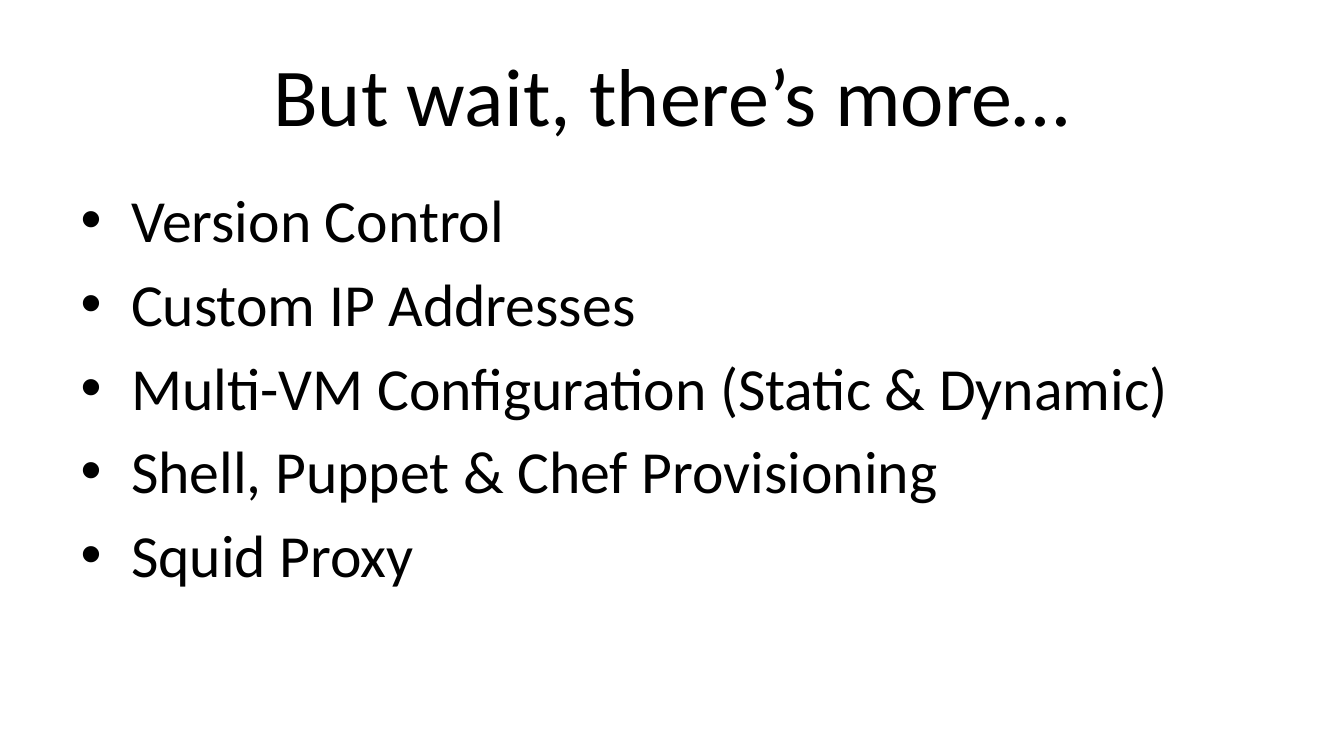
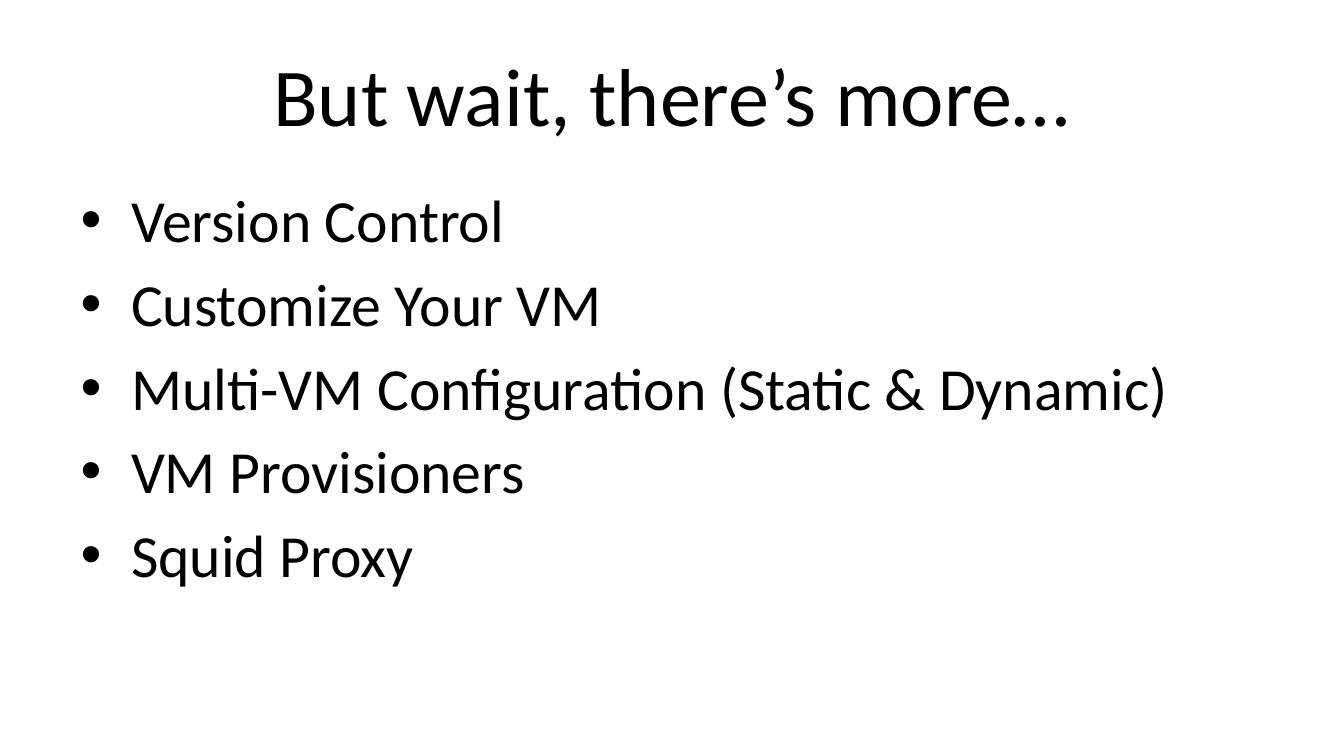
Before and after one commit to VMTrooper/VagrantBrownBag, a slide deck: slide 9 of Vagrant.pptx (slide 8 before the commit). Drawn at 1344x756 pixels with LibreOffice and Linux fonts; fonts in the diff are those of the drawing. Boxes give left, top, right and bottom in pixels: in the first picture for what was removed or moved away, otherwise in the second. Text is boxed around its words. In the diff, an @@ line names an element or a change of style, - is before the commit and + after.

Commit message:
Compatible with VirtualBox & example Puppet file

```diff
--- a/Vagrant.pptx
+++ b/Vagrant.pptx
@@ text at (x1=131, y1=285, x2=602, y2=327): text changed @@
-• Custom IP Addresses
+• Customize Your VM
@@ text at (x1=131, y1=452, x2=525, y2=494): text changed @@
-• Shell, Puppet & Chef Provisioning
+• VM Provisioners
```
Also in this commit, not shown: 6 other slides changed, 6 slides added, 1 slide removed, 6 other files.
